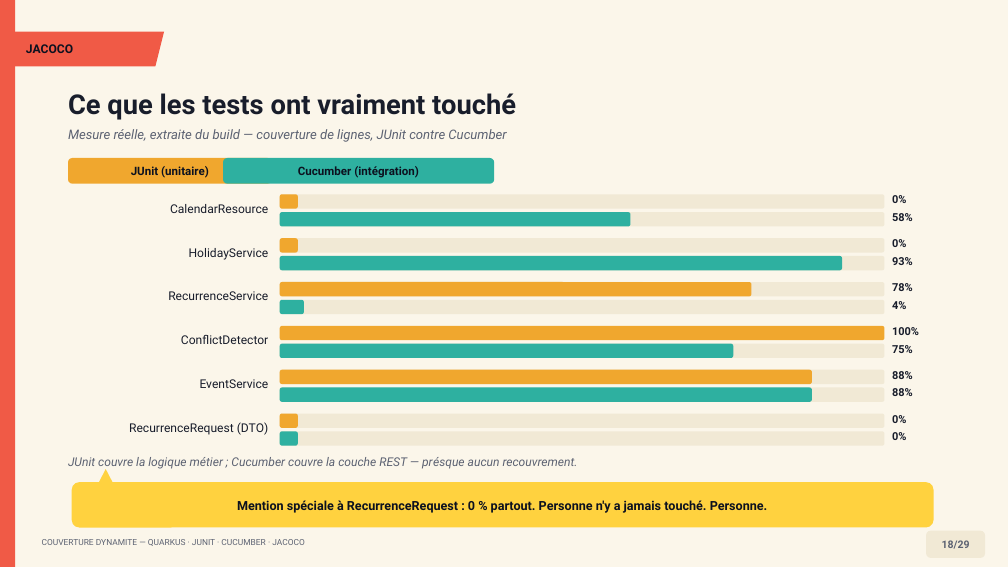
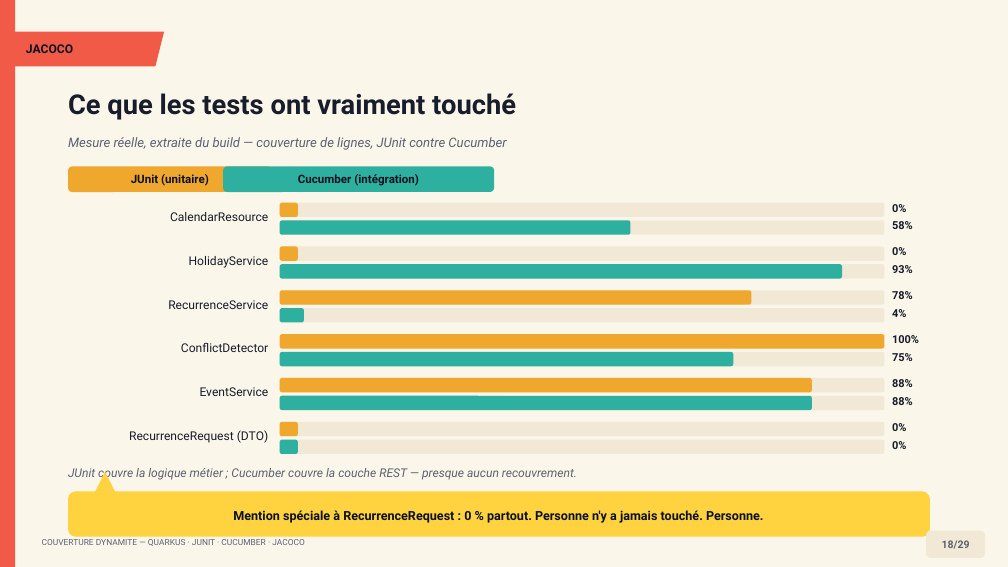
Before and after one commit to sidevconcept/couverture-junit-cucumber-jacoco, a slide deck: slide 18 of presentation/couverture-code-conference-dynamite.pptx. Drawn at 1008x567 pixels with LibreOffice and Linux fonts; fonts in the diff are those of the drawing. Boxes give left, top, right and bottom in pixels: in the first picture for what was removed or moved away, otherwise in the second. Text is boxed around its words. In the diff, an @@ line names an element or a change of style, - is before the commit and + after.

```diff
--- a/presentation/couverture-code-conference-dynamite.pptx
+++ b/presentation/couverture-code-conference-dynamite.pptx
@@ text "4%": place and size @@
-text "4%" at [892, 301, 906, 309]
+text "4%" at [892, 309, 906, 317]
@@ text "75%": place and size @@
-text "75%" at [892, 345, 913, 353]
+text "75%" at [892, 353, 913, 361]
@@ 25 rounded rectangles, 17 texts: place and size @@
-25 rounded rectangles, 17 texts at [68, 129, 919, 446]
+25 rounded rectangles, 17 texts at [68, 137, 919, 454]
@@ text at [68, 468, 577, 480]: text changed @@
-JUnit couvre la logique métier ; Cucumber couvre la couche REST — présque aucun recouvrement.
+JUnit couvre la logique métier ; Cucumber couvre la couche REST — presque aucun recouvrement.
@@ triangle: place and size @@
-triangle at [98, 469, 113, 483]
+triangle at [95, 472, 116, 493]
@@ rounded rectangle "Mention spéciale à RecurrenceRequest : ...": place and size @@
-rounded rectangle "Mention spéciale à RecurrenceRequest : ..." at [72, 482, 934, 528]
+rounded rectangle "Mention spéciale à RecurrenceRequest : ..." at [68, 492, 930, 537]
```
Also in this commit, not shown: 9 other slides changed, 7 other files.
